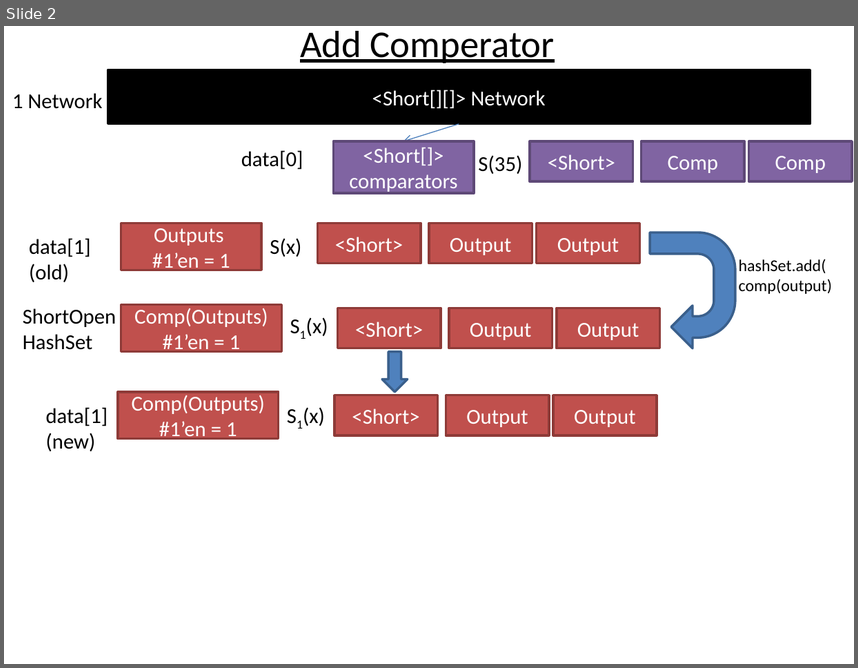
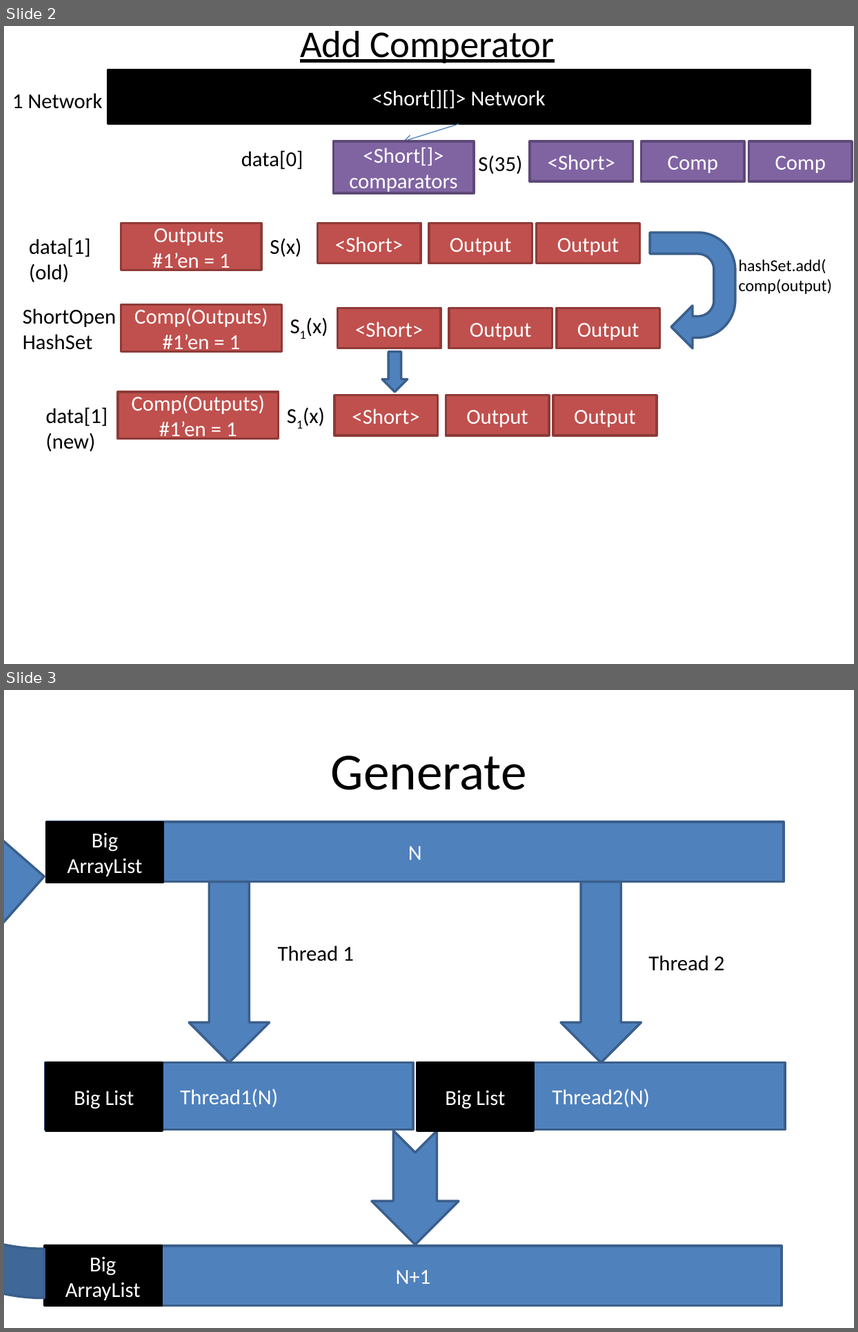
Before and after one commit to mdekempeneer/Research-Optimal-Size-Sorting-Networks, a slide deck: Paper_werking_draft.pptx. Shown one above the other, each under a label of ours: slide 2 before the commit, slides 2 and 3 after it. The pictures are 858x668 and 858x1332 pixels, drawn with LibreOffice and Linux fonts; fonts in the diff are those of the drawing. Boxes give left, top, right and bottom in pixels: in the first picture for what was removed or moved away, otherwise in the second. Text is boxed around its words. In the diff, an @@ line names an element or a change of style, - is before the commit and + after.

```diff
--- a/Paper_werking_draft.pptx
+++ b/Paper_werking_draft.pptx
@@ slide 3 added at <box>4,690,854,1328</box>, background #FFFFFF @@
@@ title added at <box>331,756,527,790</box>, 44 pt, text #000000 @@
+Generate
@@ curved left arrow added at <box>4,827,45,1297</box>, fill #4F81BD, outline #3A5F8C 2 pt @@
@@ rectangle added at <box>47,822,784,881</box>, fill #4F81BD, outline #3A5F8C 2 pt, 18 pt, text #FFFFFF @@
+N
@@ rectangle added at <box>47,822,163,881</box>, fill #000000, outline #000000 2 pt, 18 pt, text #FFFFFF @@
+Big ArrayList
@@ down arrow added at <box>190,881,269,1063</box>, fill #4F81BD, outline #3A5F8C 2 pt @@
@@ down arrow added at <box>561,881,641,1063</box>, fill #4F81BD, outline #3A5F8C 2 pt @@
@@ text added at <box>278,945,354,961</box>, 18 pt, text #000000 @@
+Thread 1
@@ text added at <box>648,955,725,971</box>, 18 pt, text #000000 @@
+Thread 2
@@ rectangle added at <box>45,1063,414,1130</box>, fill #4F81BD, outline #3A5F8C 2 pt, 18 pt, text #FFFFFF @@
+Thread1(N)
@@ rectangle added at <box>45,1063,162,1130</box>, fill #000000, outline #000000 2 pt, 18 pt, text #FFFFFF @@
+Big List
@@ rectangle added at <box>417,1063,785,1130</box>, fill #4F81BD, outline #3A5F8C 2 pt, 18 pt, text #FFFFFF @@
+Thread2(N)
@@ rectangle added at <box>417,1063,534,1130</box>, fill #000000, outline #000000 2 pt, 18 pt, text #FFFFFF @@
+Big List
@@ notched right arrow added at <box>372,1130,459,1244</box>, fill #4F81BD, outline #3A5F8C 2 pt @@
@@ rectangle added at <box>45,1245,782,1305</box>, fill #4F81BD, outline #3A5F8C 2 pt, 18 pt, text #FFFFFF @@
+N+1
@@ rectangle added at <box>45,1245,161,1305</box>, fill #000000, outline #000000 2 pt, 18 pt, text #FFFFFF @@
+Big ArrayList
```
Also in this commit, not shown: 3 other files.
